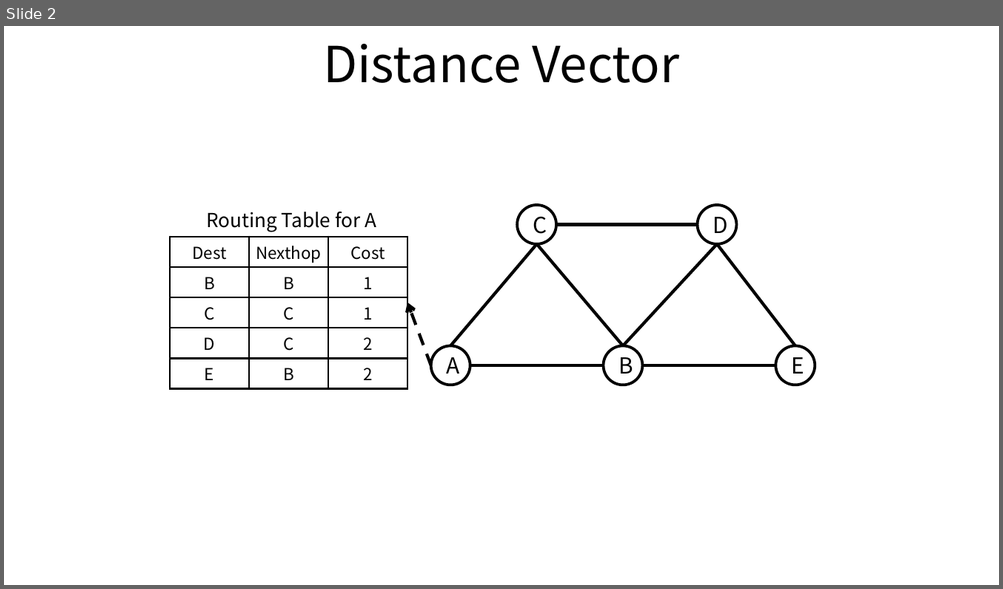
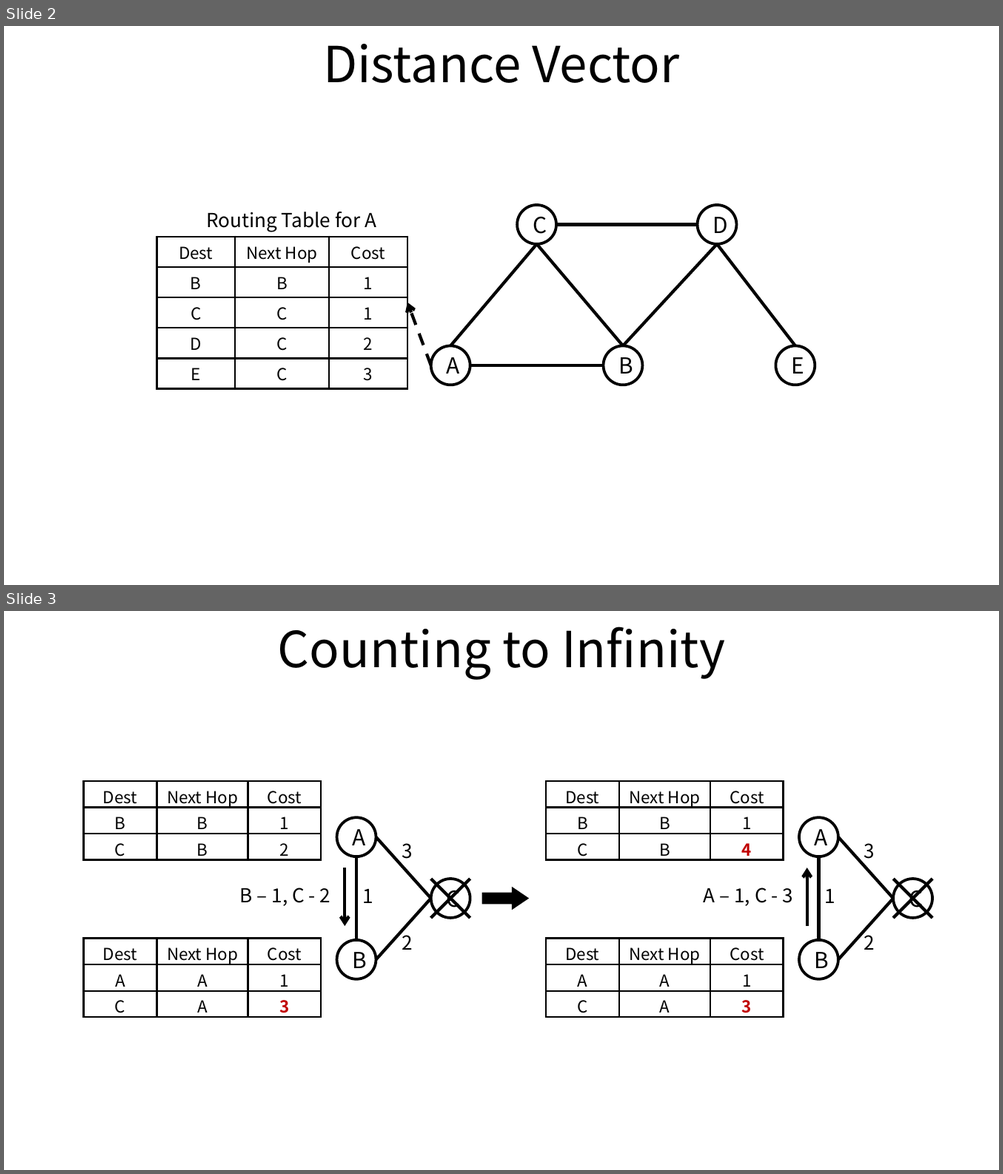
Before and after one commit to ssup2/blog-old, a slide deck: images/theory_analysis/Routing_Protocol/Routing_Protocol.pptx. Shown one above the other, each under a label of ours: slide 2 before the commit, slides 2 and 3 after it. The pictures are 1003x589 and 1003x1174 pixels, drawn with LibreOffice and Linux fonts; fonts in the diff are those of the drawing. Boxes give left, top, right and bottom in pixels: in the first picture for what was removed or moved away, otherwise in the second. Text is boxed around its words. In the diff, an @@ line names an element or a change of style, - is before the commit and + after.

```diff
--- a/images/theory_analysis/Routing_Protocol/Routing_Protocol.pptx
+++ b/images/theory_analysis/Routing_Protocol/Routing_Protocol.pptx
@@ slide 3 added at bbox=[4, 611, 999, 1170], background #FFFFFF @@
@@ title added at bbox=[278, 627, 725, 680], 36 pt, text #000000 @@
+Counting to Infinity
@@ table added at bbox=[84, 781, 321, 863], 3 rows, 3 columns @@
+Dest | Next Hop | Cost
+B | B | 1
+C | B | 2
@@ table added at bbox=[545, 781, 782, 863], 3 rows, 3 columns @@
+Dest | Next Hop | Cost
+B | B | 1
+C | B | 4
@@ ellipse added at bbox=[337, 818, 376, 857], fill #FFFFFF, outline #000000 2 pt, 16 pt, text #000000 @@
+A
@@ ellipse added at bbox=[799, 818, 837, 857], fill #FFFFFF, outline #000000 2 pt, 16 pt, text #000000 @@
+A
@@ line added from (376, 837) to (431, 898), #000000 2.25 pt @@
@@ text added at bbox=[401, 843, 412, 859], 14 pt, text #000000 @@
+3
@@ line added from (839, 837) to (893, 898), #000000 2.25 pt @@
@@ text added at bbox=[864, 843, 875, 859], 14 pt, text #000000 @@
+3
@@ arrow added from (345, 868) to (345, 926), #000000 2.25 pt @@
@@ line added from (356, 940) to (356, 857), #000000 2.25 pt @@
@@ arrow added from (807, 926) to (807, 868), #000000 2.25 pt @@
@@ line added from (819, 940) to (819, 857), #000000 2.25 pt @@
@@ text added at bbox=[240, 888, 331, 906], 14 pt, text #000000 @@
+B – 1, C - 2
@@ text added at bbox=[363, 889, 374, 903], 14 pt, text #000000 @@
+1
@@ line added from (376, 960) to (431, 898), #000000 2.25 pt @@
@@ ellipse added at bbox=[431, 879, 469, 917], fill #FFFFFF, outline #000000 2 pt, 16 pt, text #000000 @@
+C
@@ line added from (470, 918) to (431, 879), #000000 2.25 pt @@
@@ line added from (431, 918) to (470, 879), #000000 2.25 pt @@
@@ right arrow added at bbox=[481, 886, 528, 909], fill #000000 @@
@@ text added at bbox=[703, 888, 794, 906], 14 pt, text #000000 @@
+A – 1, C - 3
@@ text added at bbox=[825, 889, 836, 903], 14 pt, text #000000 @@
+1
@@ line added from (839, 960) to (893, 898), #000000 2.25 pt @@
@@ ellipse added at bbox=[893, 879, 932, 917], fill #FFFFFF, outline #000000 2 pt, 16 pt, text #000000 @@
+C
@@ line added from (932, 918) to (893, 879), #000000 2.25 pt @@
@@ line added from (893, 918) to (932, 879), #000000 2.25 pt @@
@@ table added at bbox=[84, 938, 321, 1020], 3 rows, 3 columns @@
+Dest | Next Hop | Cost
+A | A | 1
+C | A | 3
@@ ellipse added at bbox=[337, 940, 376, 979], fill #FFFFFF, outline #000000 2 pt, 16 pt, text #000000 @@
+B
@@ text added at bbox=[401, 931, 412, 950], 14 pt, text #000000 @@
+2
@@ table added at bbox=[545, 938, 782, 1020], 3 rows, 3 columns @@
+Dest | Next Hop | Cost
+A | A | 1
+C | A | 3
@@ ellipse added at bbox=[799, 940, 837, 979], fill #FFFFFF, outline #000000 2 pt, 16 pt, text #000000 @@
+B
@@ text added at bbox=[864, 931, 875, 950], 14 pt, text #000000 @@
+2
@@ slide 2 changed as well @@
@@ table at bbox=[157, 237, 408, 384] @@
-row 1, column 2: Nexthop
+row 1, column 2: Next Hop
-row 5, column 2: B
+row 5, column 2: C
-row 5, column 3: 2
+row 5, column 3: 3
@@ table: place and size @@
-table at bbox=[170, 237, 409, 383]
+table at bbox=[157, 237, 408, 384]
@@ line removed from (776, 366) to (643, 366) @@
```
Also in this commit, not shown: 2 other slides changed, 5 other files.
